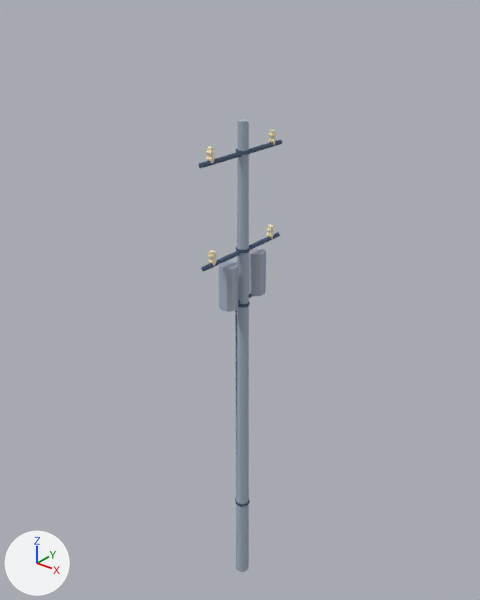
An edit to the glTF model data/models/impressionist/ART_UtilityPole.lod.glb, drawn before and after from the same camera.
Camera for both pictures: a camera (50 mm lens) standing at (7.09, -8.95, 12.52) and looking at (-0.31, 0.3, 6.79). The axes (+X, +Y, +Z) are drawn at lower left. The lights are the same throughout. The older version comes first. Vertices at exactly the same position are counted once.

Names of what the first picture shows: 'ART_UtilityPole'.
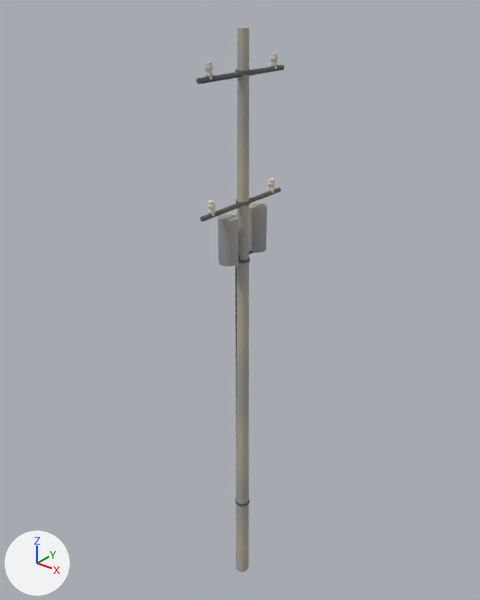
Location of each change, [x1, y1, x2, y2] in pixels of the pictures (480 x 600 px; the box of a moved part takes in the faces that stretch with it):
'ART_UtilityPole', reshaped (20% taller): before [198, 119, 282, 572]; after [196, 27, 284, 572]
part 1 of me_art_utilitypole_001, moved or reshaped: before [249, 248, 266, 296]; after [249, 203, 267, 253]
part 2 of me_art_utilitypole_001, moved or reshaped: before [219, 261, 238, 312]; after [218, 214, 238, 266]
part 3 of me_art_utilitypole_001, moved or reshaped: before [201, 232, 280, 271]; after [200, 187, 281, 222]
part 4 of me_art_utilitypole_001, moved or reshaped: before [198, 140, 282, 168]; after [196, 65, 284, 84]
part 5 of me_art_utilitypole_001, moved or reshaped (mostly hidden): before [238, 294, 252, 304]; after [238, 250, 254, 260]
part 6 of me_art_utilitypole_001, moved or reshaped: before [236, 247, 250, 253]; after [238, 257, 250, 263]
part 7 of me_art_utilitypole_001, moved or reshaped: before [236, 148, 251, 155]; after [236, 199, 250, 206]
part 8 of me_art_utilitypole_001, moved or reshaped: before [238, 302, 250, 307]; after [235, 69, 251, 75]
part 9 of me_art_utilitypole_001, moved or reshaped: before [268, 225, 273, 239]; after [269, 179, 274, 193]
part 10 of me_art_utilitypole_001, moved or reshaped: before [209, 250, 216, 265]; after [208, 200, 215, 216]
part 11 of me_art_utilitypole_001, moved or reshaped: before [270, 130, 275, 145]; after [271, 53, 277, 69]
part 12 of me_art_utilitypole_001, moved or reshaped: before [207, 147, 214, 163]; after [205, 62, 212, 80]
part 13 of me_art_utilitypole_001, moved or reshaped: before [208, 259, 217, 263]; after [204, 73, 214, 76]
part 14 of me_art_utilitypole_001, built on: before [235, 119, 249, 572]; after [235, 27, 249, 572]
part 15 of me_art_utilitypole_001, recoloured: [235, 498, 250, 507] in both

Diff of the bpy script that builds the scene:
```diff
--- a/data/models/impressionist/ART_UtilityPole.lod.glb.py
+++ b/data/models/impressionist/ART_UtilityPole.lod.glb.py
@@ me_art_utilitypole_001 @@
 # used by ob_art_utilitypole; location = (0.0, 0.0, 0.0)
-me_art_utilitypole_001.from_pydata(...)  # 520 vertices, 924 faces; spans x -0.18..0.18, y -1.1..1.1, z 0.0..10.35
+me_art_utilitypole_001.from_pydata(...)  # 716 vertices, 1316 faces; spans x -0.18..0.18, y -1.1..1.1, z 0.0..11.8
+# me_art_utilitypole_001 part 1: the loose piece of 24 vertices spanning x -0.18..0.18, y 0.24..0.6, z 7.0..7.85 is moved by (0.0, 0.0, 0.9)
+# me_art_utilitypole_001 part 2: the loose piece of 24 vertices spanning x -0.18..0.18, y -0.6..-0.24, z 7.0..7.85 is moved by (0.0, 0.0, 0.9)
+# me_art_utilitypole_001 part 3: the loose piece of 16 vertices spanning x -0.05..0.05, y -1.1..1.1, z 7.95..8.05 is moved by (0.0, 0.0, 0.9)
+# me_art_utilitypole_001 part 4: the loose piece of 16 vertices spanning x -0.05..0.05, y -1.1..1.1, z 9.76..9.85 is moved by (0.0, 0.0, 1.3)
+# me_art_utilitypole_001 part 5: the loose piece of 16 vertices spanning x -0.03..0.03, y -0.42..0.42, z 6.97..7.03 is moved by (0.0, 0.0, 0.9)
+# me_art_utilitypole_001 part 6: the loose piece of 24 vertices spanning x -0.13..0.13, y -0.13..0.13, z 8.0..8.06 is moved by (0.0, 0.0, -0.2)
+# me_art_utilitypole_001 part 7: the loose piece of 24 vertices spanning x -0.13..0.13, y -0.13..0.13, z 9.8..9.86 is moved by (0.0, 0.0, -0.9)
+# me_art_utilitypole_001 part 8: the loose piece of 24 vertices spanning x -0.13..0.13, y -0.13..0.13, z 6.9..6.96 is moved by (0.0, 0.0, 4.2)
+# me_art_utilitypole_001 part 9: the loose piece of 16 vertices spanning x -0.05..0.05, y 0.8..0.9, z 8.0..8.25 is moved by (0.0, 0.0, 0.9)
+# me_art_utilitypole_001 part 10: the loose piece of 16 vertices spanning x -0.05..0.05, y -0.9..-0.8, z 8.0..8.25 is moved by (0.0, 0.0, 0.9)
+# me_art_utilitypole_001 part 11: the loose piece of 16 vertices spanning x -0.05..0.05, y 0.8..0.9, z 9.8..10.05 is moved by (0.0, 0.0, 1.3)
+# me_art_utilitypole_001 part 12: the loose piece of 16 vertices spanning x -0.05..0.05, y -0.9..-0.8, z 9.8..10.05 is moved by (0.0, 0.0, 1.3)
+# me_art_utilitypole_001 part 13: the loose piece of 16 vertices spanning x -0.07..0.07, y -0.92..-0.78, z 8.06..8.09 is moved by (0.0, 0.0, 3.1)
+# me_art_utilitypole_001 part 14: 20 vertices removed from x -0.18..0.09, y -0.09..0.09, z 6.9..10.35; 216 vertices added at x -0.18..0.15, y -0.15..0.15, z 0.79..11.8
+# me_art_utilitypole_001 part 15: 60 kept faces spanning x -0.18..0.16, y -0.16..0.16, z 0.0..2.06 get new vertex colours; the middle colour goes from dark blue #495c76 to dark grey #626064
+# other edits to the shape of me_art_utilitypole_001 do not show in these pictures
 me_art_utilitypole_001.materials.append(mat_hk_metallight)
```
